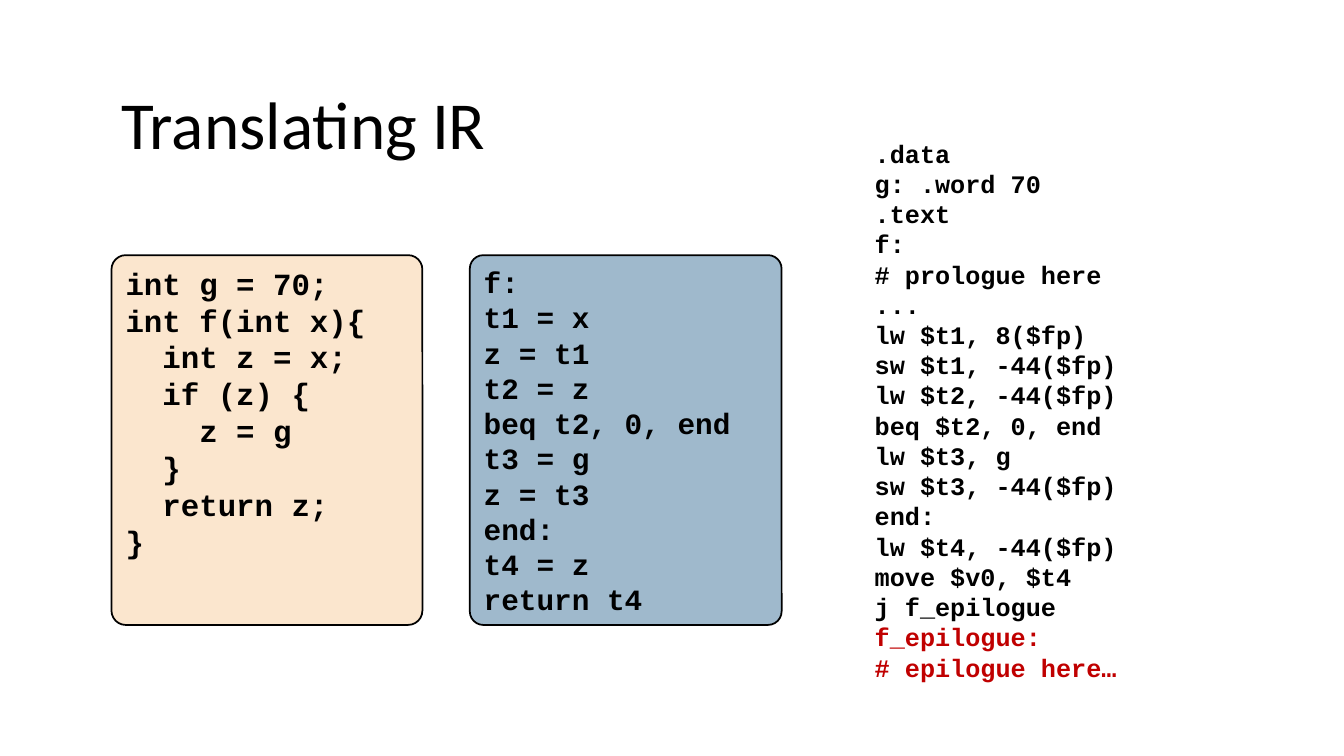
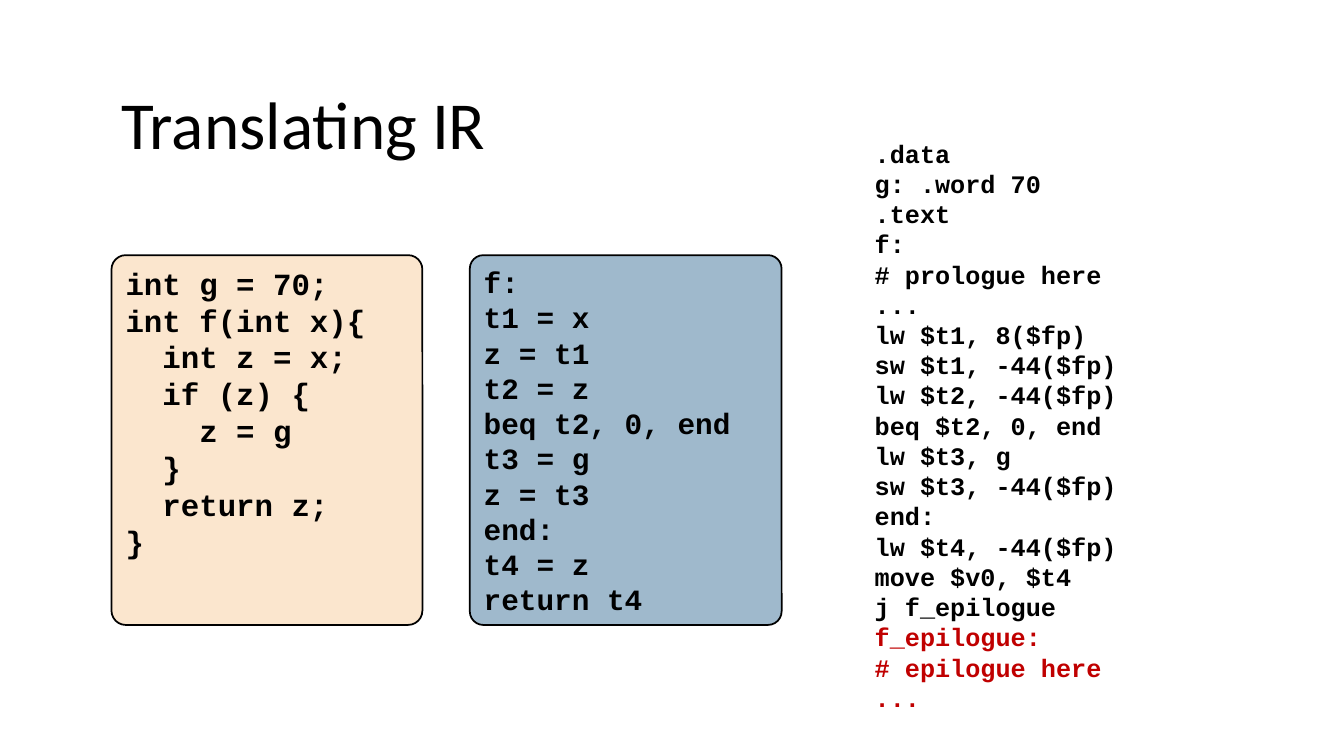
Before and after one commit to nivshani/compilation, a slide deck: slide 67 of slides/codegen.pptx. Drawn at 1344x756 pixels with LibreOffice and Linux fonts; fonts in the diff are those of the drawing. Boxes give left, top, right and bottom in pixels: in the first picture for what was removed or moved away, otherwise in the second. Text is boxed around its words. In the diff, an @@ line names an element or a change of style, - is before the commit and + after.

```diff
--- a/slides/codegen.pptx
+++ b/slides/codegen.pptx
@@ text at [905,658,1101,683]: text changed @@
-# epilogue here…
+# epilogue here
+...
```
Also in this commit, not shown: 15 other slides changed, 1 other file.
